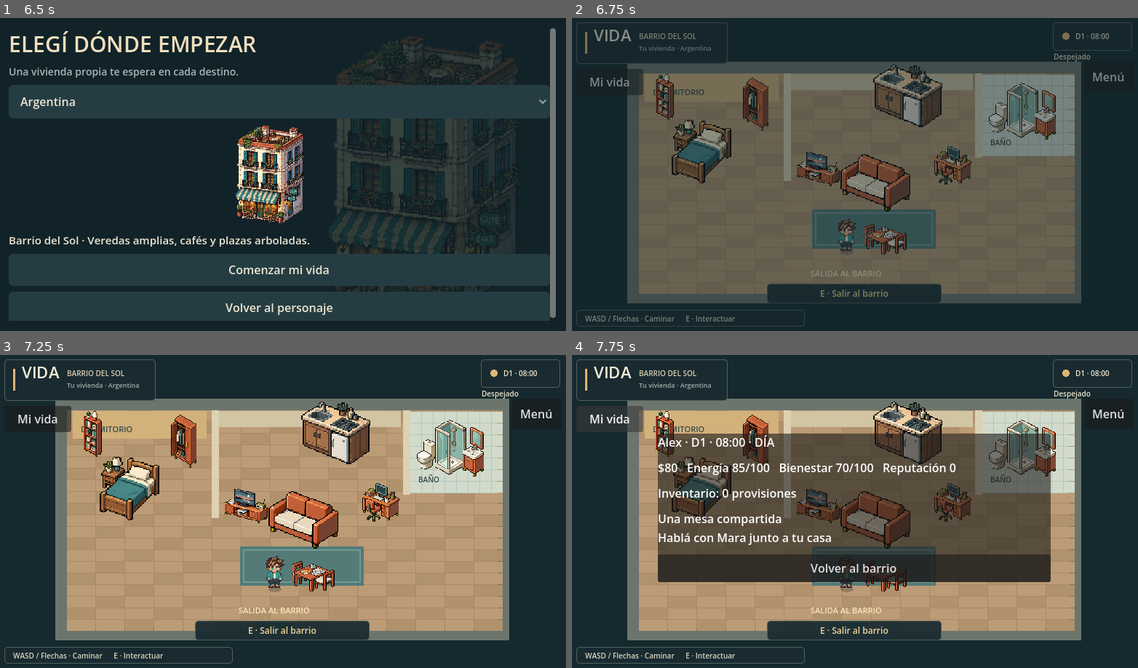
Above: before the commit, frames 1-4 (two rows, left to right).
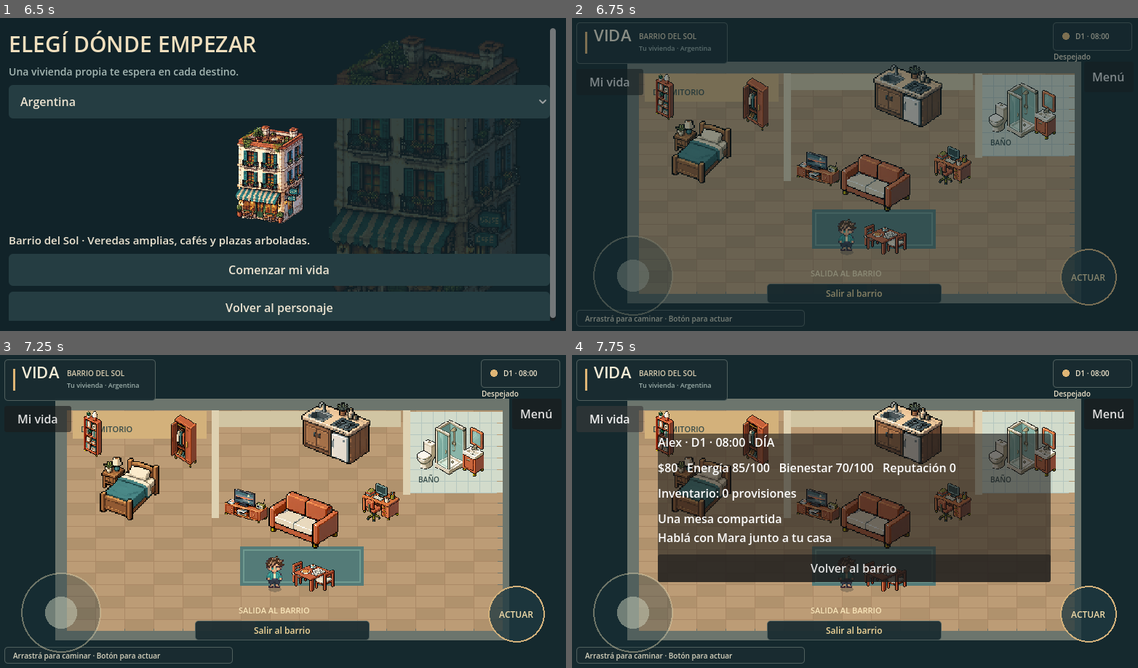
Above: after the commit, the same moments.

Repository: AgustinWojtyszyn/Life--simulador-de-vida
Game: Godot game, scene res://scenes/app.tscn
Two runs of this game, one before a commit and one after it. Both use one fixed random seed, a clock stepped at 60 frames per second and the inputs below.
Inputs:
- Up to frame 1 (6.5 s): click "Nueva vida" at 0.5 s; click "Hombre" at 1.25 s; click "Clara" at 2 s; click "Natural" at 2.75 s; click "Castaño" at 3.5 s; click "Turquesa" at 4.25 s; click "Gris" at 5 s; click "Continuar → Elegir país" at 5.75 s
- Up to frame 2 (6.75 s): click "Comenzar mi vida" at 6.5 s
- Up to frame 3 (7.25 s): no input
- Up to frame 4 (7.75 s): click "Mi vida" at 7.25 s

Frame 1 is identical in both runs. In frame 2, 1.9% of the frame differs, in the area x 2-97%, y 69-98%; in frame 3, 2.8%; in frame 4, 2.8%.

Commit message:
fix: detect touch controls on Android and mobile web

Diff:
--- a/scripts/systems/input_manager.gd
+++ b/scripts/systems/input_manager.gd
@@ -5,8 +5,15 @@
 var touch_enabled := false
 
 func _ready() -> void:
-	touch_enabled = OS.has_feature("android") or "--touch-test" in OS.get_cmdline_user_args()
-	var bindings := {"move_left": [KEY_A, KEY_LEFT], "move_right": [KEY_D, KEY_RIGHT], "move_up": [KEY_W, KEY_UP], "move_down": [KEY_S, KEY_DOWN], "interact": [KEY_E], "pause_game": [KEY_ESCAPE]}
+	refresh_device_mode()
+	var bindings := {
+		"move_left": [KEY_A, KEY_LEFT],
+		"move_right": [KEY_D, KEY_RIGHT],
+		"move_up": [KEY_W, KEY_UP],
+		"move_down": [KEY_S, KEY_DOWN],
+		"interact": [KEY_E],
+		"pause_game": [KEY_ESCAPE],
+	}
 	for action in bindings:
 		if InputMap.has_action(action):
 			continue
@@ -15,6 +22,19 @@
 			var event := InputEventKey.new()
 			event.physical_keycode = code
 			InputMap.action_add_event(action, event)
+
+func refresh_device_mode() -> void:
+	# Android exported builds and Android/iOS browsers must both receive the
+	# touch HUD. OS.has_feature("android") alone misses the web build.
+	touch_enabled = (
+		OS.has_feature("android")
+		or OS.has_feature("ios")
+		or OS.has_feature("mobile")
+		or DisplayServer.is_touchscreen_available()
+		or "--touch-test" in OS.get_cmdline_user_args()
+	)
+	if touch_enabled:
+		WorldManager.settings["touch_controls"] = true
 
 func movement() -> Vector2:
 	return (Input.get_vector("move_left", "move_right", "move_up", "move_down") + touch_vector).limit_length()
